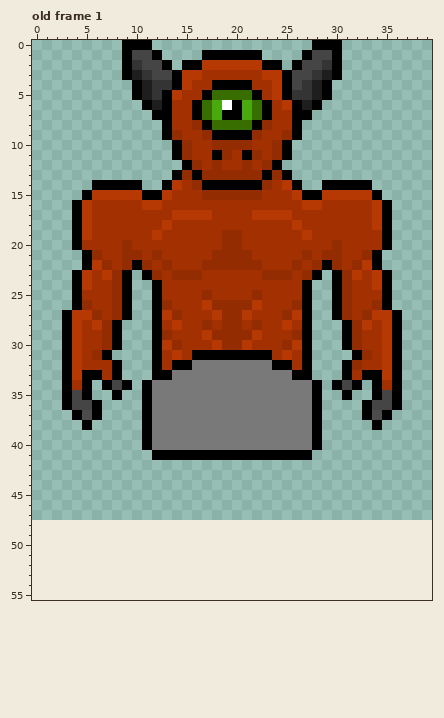
Pixel-art file -- Assets/Sprites/Enemies/Golem/Golem.aseprite. Above: the version before the commit.
40x48 pixels, 1 frame. Colours within 5 levels of each other are drawn and written as one. Shown: old frame 1. The old version is drawn lined up with the new one, on the new canvas. The commit also changed other frames, which this record leaves out.
Once edited:
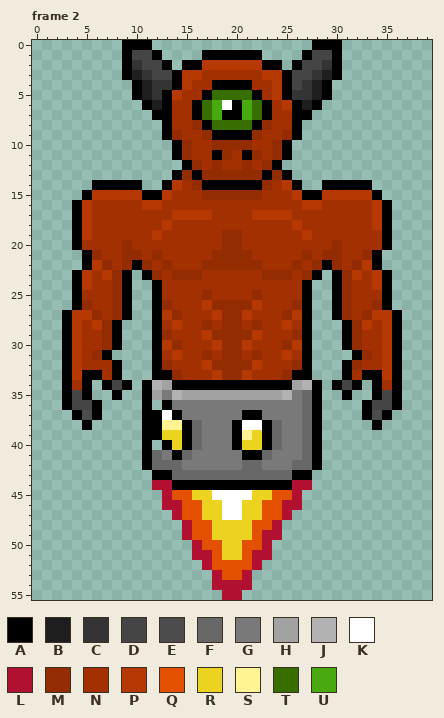
Palette (. is transparent): A #000000  B #1e1e1e  C #343434  D #454545  E #4c4c4c  F #686868  G #797979  H #a2a2a2  J #b2b2b2  K #ffffff  L #b21030  M #932c00  N #a23000  P #b63803  Q #e35100  R #ebd320  S #fff392  T #386d00  U #49aa10
A new or re-ordered frame is compared with the old frame closest to it.
Change:
canvas 40x48 -> 40x56
frames 1 -> 4
Frame 2 is new; against old frame 1:
The author put colour A in rows 41 to 42 at x 11 and 28; in row 43 at x 12 to 13 and 26 to 27; in row 44 at x 14 to 25.
Colour G becomes colour A in row 34 at x 14 to 25; in row 36 at x 13; in row 37 at x 12, 14 and 21 to 22; in rows 38 to 39 at x 12, 15, 20 and 23; in row 40 at x 13, 15, 20 and 23.
The author put colour F in row 42 at x 12 to 14, 21 to 22 and 26 to 27; in row 43 at x 14 to 25.
Colour A becomes colour F in row 41 at x 12, 15, 23 and 27.
Colour G becomes colour F in rows 35 to 37 at x 27; in rows 38 to 40 at x 16, 24 and 27.
The author put colour G in row 42 at x 15 to 20 and 23 to 25.
Colour A becomes colour G in row 41 at x 13, 16 to 20 and 24 to 26.
Colour G becomes colour H in row 34 at x 13 and 26; in row 35 at x 12 and 15 to 24.
Colour G becomes colour J in row 34 at x 12 and 27; in row 35 at x 14 and 25.
The author put colour K in row 45 at x 18 to 21; in rows 46 to 47 at x 19 to 20.
Colour G becomes colour K in row 37 at x 13; in row 38 at x 21 to 22.
The author put colour L in row 44 at x 12 to 13 and 26 to 27; in row 45 at x 13 and 26; in row 46 at x 13 to 14 and 25 to 26; in row 47 at x 14 and 25; in row 48 at x 15 and 24; in row 49 at x 15 and 23 to 24.
The author put colour L in row 50 at x 16 and 23; in row 51 at x 16 to 17 and 22 to 23; in row 52 at x 17 and 22; in row 53 at x 18 and 21; in row 54 at x 18 to 21; in row 55 at x 19 to 20.
Colour A becomes colour M in row 31 at x 17, 19 to 20 and 22.
Colour G becomes colour M in row 32 at x 18 to 21; in row 33 at x 14, 19 to 20 and 25.
Colour N becomes colour M in row 32 at x 13 and 26.
Colour A becomes colour N in row 31 at x 16, 18, 21 and 23; in row 32 at x 14 to 15 and 24 to 25.
Colour G becomes colour N in row 32 at x 16 and 23; in row 33 at x 15 to 17 and 22 to 24.
Colour G becomes colour P in row 32 at x 17 and 22; in row 33 at x 18 and 21.
The author put colour Q in row 45 at x 14 to 15 and 24 to 25; in rows 46 to 47 at x 15 to 16 and 23 to 24; in row 48 at x 16 to 17 and 22 to 23; in row 49 at x 16 to 17 and 22; in row 50 at x 17 to 18 and 21 to 22; in row 51 at x 18 and 21.
The author put colour Q in row 52 at x 18 to 21; in row 53 at x 19 to 20.
The author put colour R in row 45 at x 16 to 17 and 22 to 23; in rows 46 to 47 at x 17 to 18 and 21 to 22; in rows 48 to 49 at x 18 to 21; in rows 50 to 51 at x 19 to 20.
Colour G becomes colour R in row 39 at x 13 to 14 and 22; in row 40 at x 14 and 21 to 22.
Colour G becomes colour S in row 38 at x 13 to 14; in row 39 at x 21.
The author cleared colour G in row 36 at x 12; in row 40 at x 12.
Where, in picture pixels (left, top, right, bottom), the same in both pictures:
changed: (142, 350, 322, 600)
